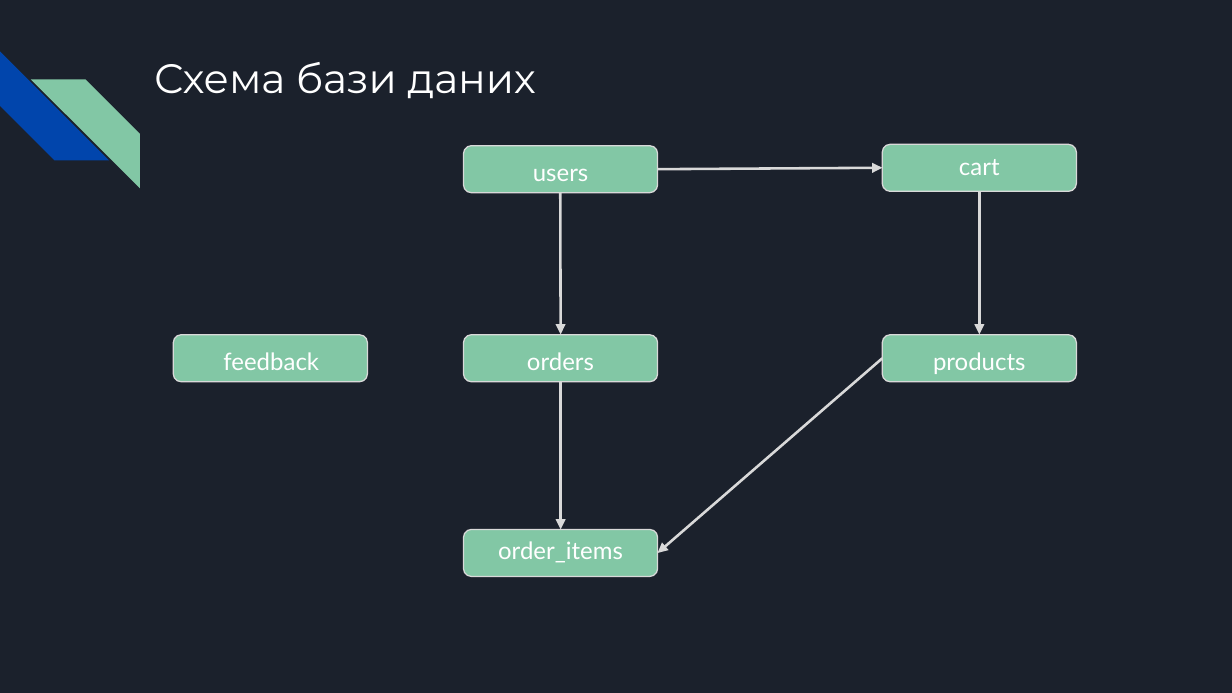
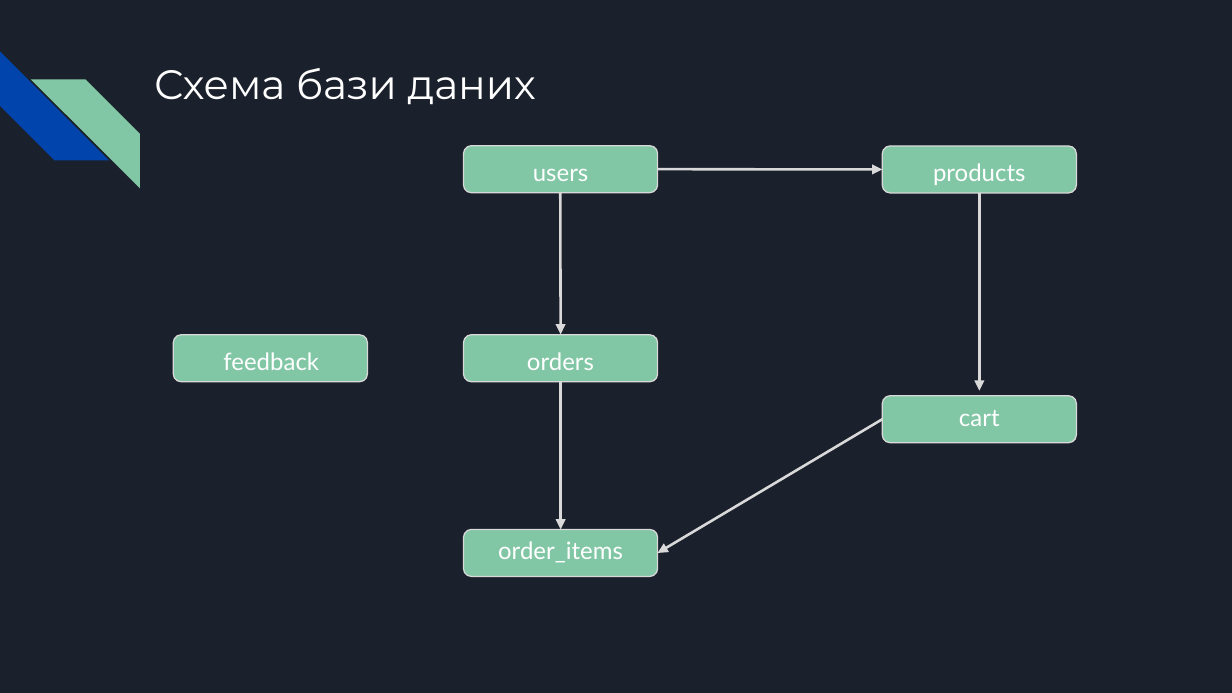
Before and after one commit to EvilDahaka/TechWorld, a slide deck: slide 5 of lab_reports/lab08/TechWorld.pptx. Drawn at 1232x693 pixels with LibreOffice and Linux fonts; fonts in the diff are those of the drawing. Boxes give left, top, right and bottom in pixels: in the first picture for what was removed or moved away, otherwise in the second. Text is boxed around its words. In the diff, an @@ line names an element or a change of style, - is before the commit and + after.

Commit message:
добавлена презинтація

```diff
--- a/lab_reports/lab08/TechWorld.pptx
+++ b/lab_reports/lab08/TechWorld.pptx
@@ title "Схема бази даних": place and size @@
-title "Схема бази даних" at <box>154,62,536,99</box>
+title "Схема бази даних" at <box>154,68,536,105</box>
@@ rounded rectangle: place and size @@
-rounded rectangle at <box>882,335,1077,382</box>
+rounded rectangle at <box>882,145,1077,192</box>
@@ text "products": place and size @@
-text "products" at <box>933,352,1026,374</box>
+text "products" at <box>933,163,1026,185</box>
@@ arrow moved from (979, 191) - (979, 334) to (979, 193) - (979, 391) @@
@@ arrow moved from (882, 359) - (658, 553) to (882, 419) - (658, 553) @@
@@ rounded rectangle: place and size @@
-rounded rectangle at <box>882,144,1077,191</box>
+rounded rectangle at <box>882,395,1077,442</box>
@@ text "cart": place and size @@
-text "cart" at <box>959,159,1000,175</box>
+text "cart" at <box>959,410,1000,426</box>
```
